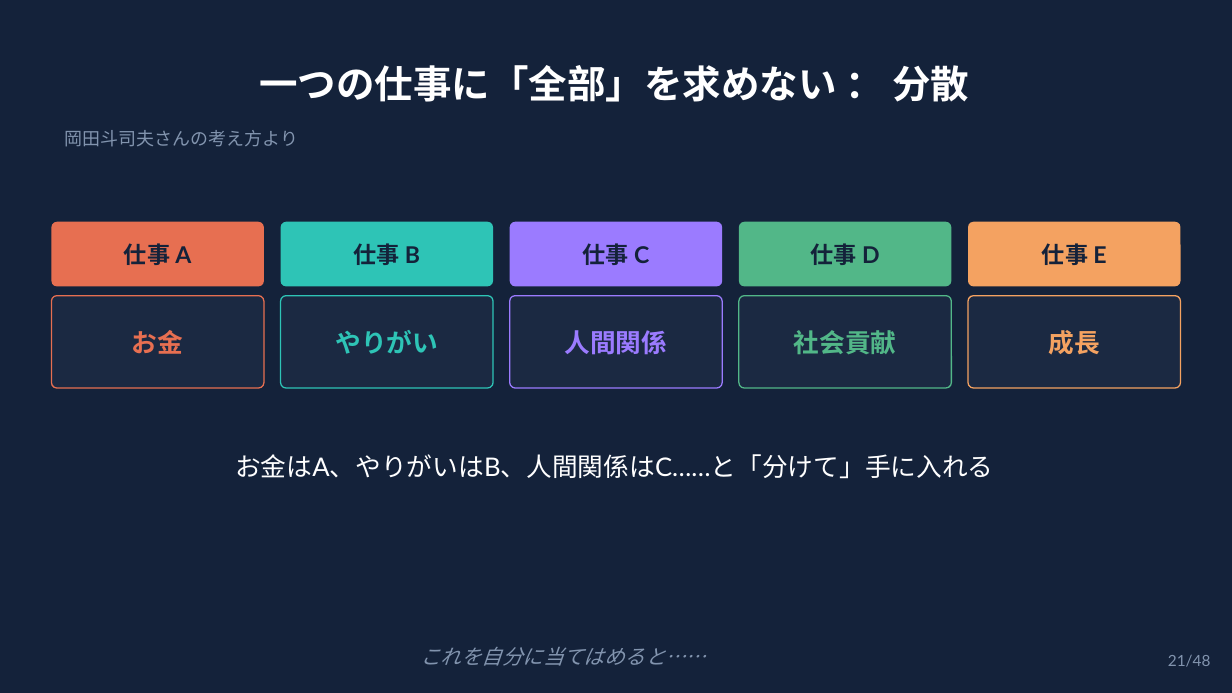
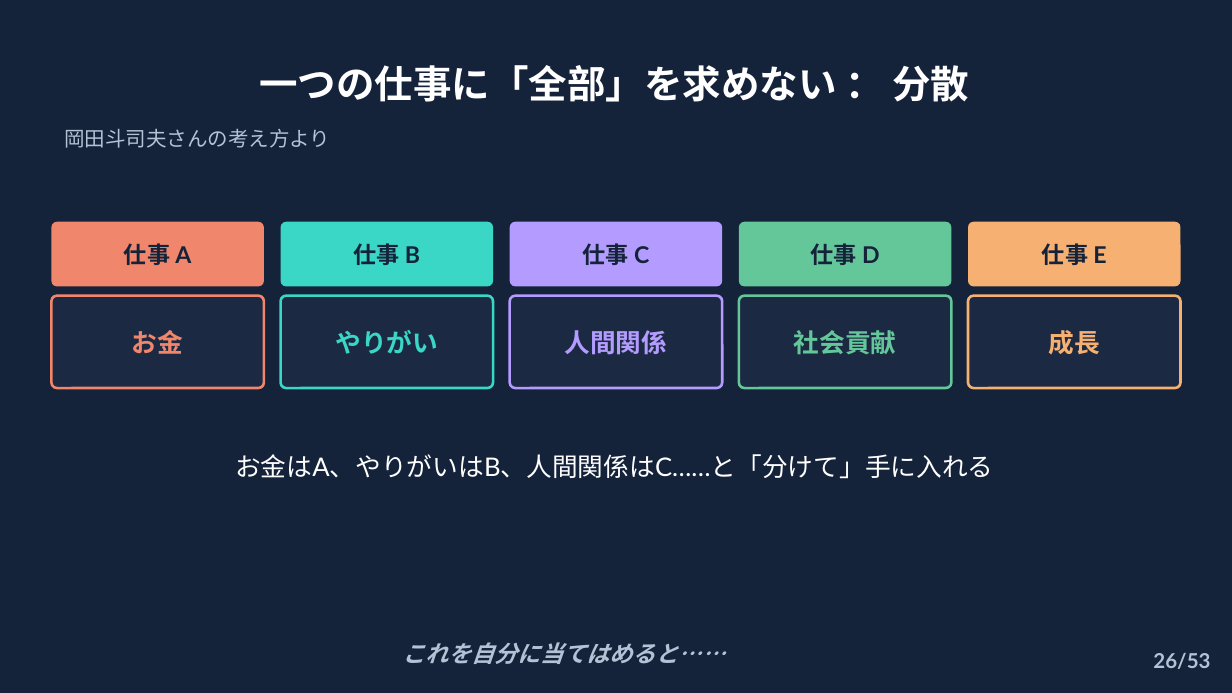
Before and after one commit to syukugennmathto/claude-daily-routines, a slide deck: slide 26 of build/career_talk_setagaya.pptx (slide 21 before the commit). Drawn at 1232x693 pixels with LibreOffice and Linux fonts; fonts in the diff are those of the drawing. Boxes give left, top, right and bottom in pixels: in the first picture for what was removed or moved away, otherwise in the second. Text is boxed around its words. In the diff, an @@ line names an element or a change of style, - is before the commit and + after.

```diff
--- a/build/career_talk_setagaya.pptx
+++ b/build/career_talk_setagaya.pptx
@@ text "岡田斗司夫さんの考え方より" at (x1=64, y1=129, x2=330, y2=148): size 14 to 16 pt, text colour #8294AE to #B4C2D6 @@
@@ rounded rectangle at (x1=52, y1=222, x2=264, y2=287): fill #E76F51 to #F0866B @@
@@ rounded rectangle at (x1=281, y1=222, x2=494, y2=287): fill #2EC4B6 to #3AD6C6 @@
@@ rounded rectangle at (x1=510, y1=222, x2=723, y2=287): fill #9B7BFF to #B39BFF @@
@@ rounded rectangle at (x1=739, y1=222, x2=952, y2=287): fill #52B788 to #63C79A @@
@@ rounded rectangle at (x1=969, y1=222, x2=1181, y2=287): fill #F4A261 to #F6B071 @@
@@ text "お金" at (x1=132, y1=330, x2=183, y2=354): text colour #E76F51 to #F0866B @@
@@ rounded rectangle at (x1=52, y1=296, x2=264, y2=388): outline #E76F51 1 pt to #F0866B 2 pt @@
@@ text "やりがい" at (x1=335, y1=330, x2=438, y2=354): text colour #2EC4B6 to #3AD6C6 @@
@@ rounded rectangle at (x1=281, y1=296, x2=494, y2=388): outline #2EC4B6 1 pt to #3AD6C6 2 pt @@
@@ text "人間関係" at (x1=565, y1=330, x2=668, y2=355): text colour #9B7BFF to #B39BFF @@
@@ rounded rectangle at (x1=510, y1=296, x2=723, y2=388): outline #9B7BFF 1 pt to #B39BFF 2 pt @@
@@ text "社会貢献" at (x1=794, y1=330, x2=897, y2=355): text colour #52B788 to #63C79A @@
@@ rounded rectangle at (x1=739, y1=296, x2=952, y2=388): outline #52B788 1 pt to #63C79A 2 pt @@
@@ text "成長" at (x1=1049, y1=330, x2=1100, y2=355): text colour #F4A261 to #F6B071 @@
@@ rounded rectangle at (x1=969, y1=296, x2=1181, y2=388): outline #F4A261 1 pt to #F6B071 2 pt @@
@@ text "これを自分に当てはめると……" at (x1=402, y1=642, x2=725, y2=664): size 16 to 18 pt, text colour #8294AE to #B4C2D6, bold on @@
@@ text at (x1=1153, y1=653, x2=1210, y2=669): text changed; size 12 to 16 pt; text colour #8294AE to #B4C2D6; bold on @@
-21/48
+26/53
```
Also in this commit, not shown: 47 other slides changed, 5 slides added, 3 other files.
